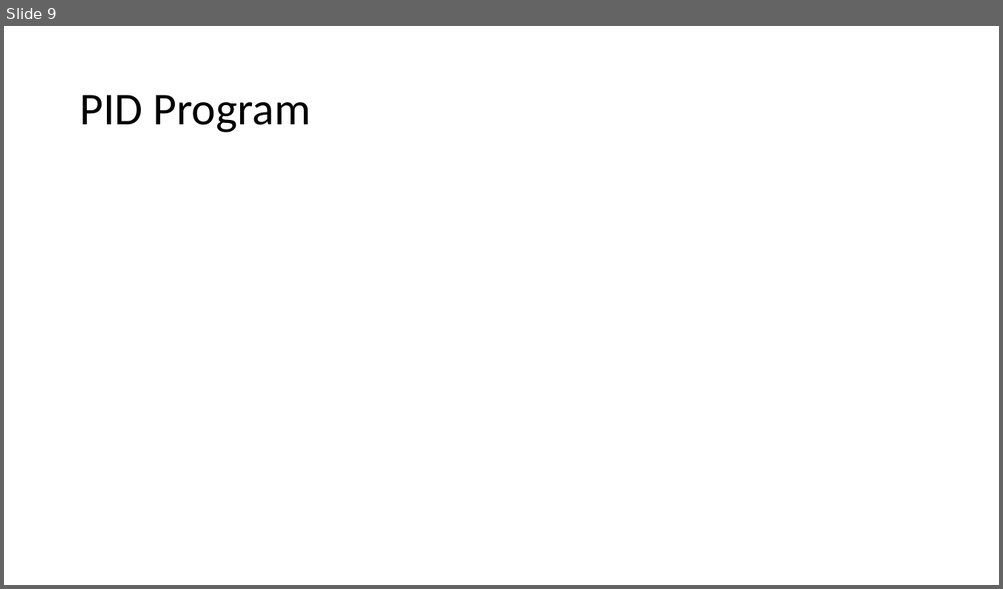
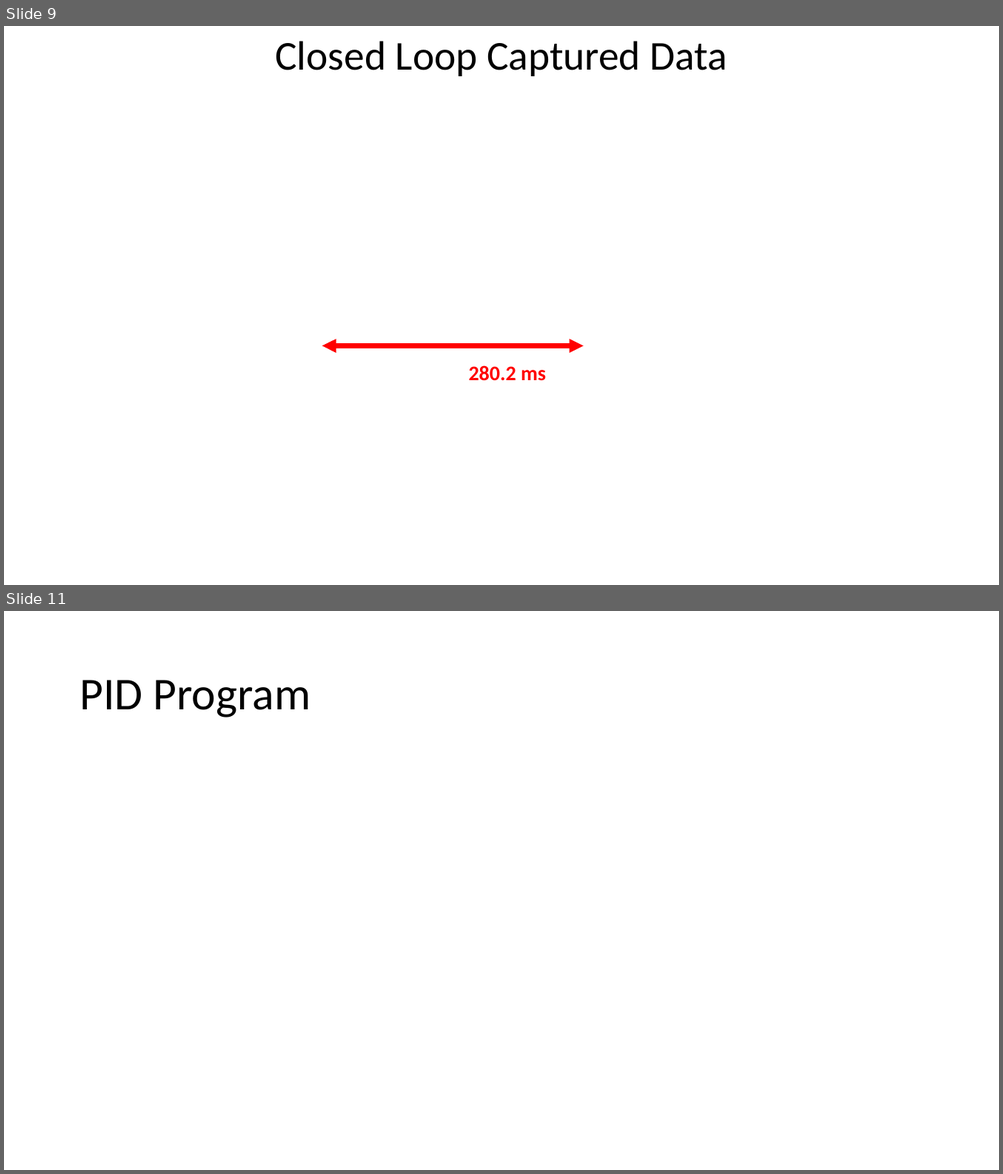
Before and after one commit to jdriscoll7/ELEC_3050, a slide deck: presentation/Final Projection Presentation.pptx. Shown one above the other, each under a label of ours: slide 9 before the commit, slides 9 and 11 after it; the slides between them are not shown. The pictures are 1003x589 and 1003x1174 pixels, drawn with LibreOffice and Linux fonts; fonts in the diff are those of the drawing; background and template pictures are left out. Boxes give left, top, right and bottom in pixels: in the first picture for what was removed or moved away, otherwise in the second. Text is boxed around its words. In the diff, an @@ line names an element or a change of style, - is before the commit and + after.

```diff
--- a/presentation/Final Projection Presentation.pptx
+++ b/presentation/Final Projection Presentation.pptx
@@ slide 9 added at <box>4,26,999,585</box>, background picture (left out) @@
@@ title added at <box>275,41,727,76</box>, 39.6 pt, text #000000 @@
+Closed Loop Captured Data
@@ double arrow added from (322, 346) to (583, 346), #FF0000 4.5 pt @@
@@ text added at <box>469,366,546,381</box>, 20 pt, text #FF0000, bold @@
+280.2 ms
@@ what was slide 9 is now slide 11 @@
```
Also in this commit, not shown: 7 slides changed, 2 other slides added, 1 slide removed.
